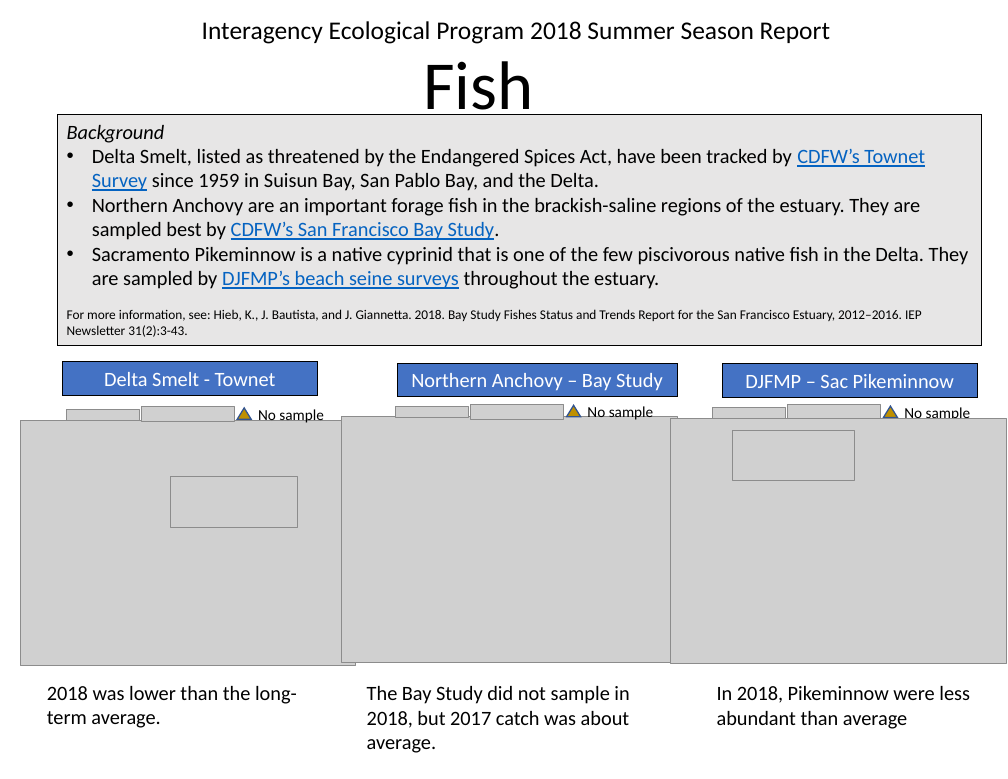
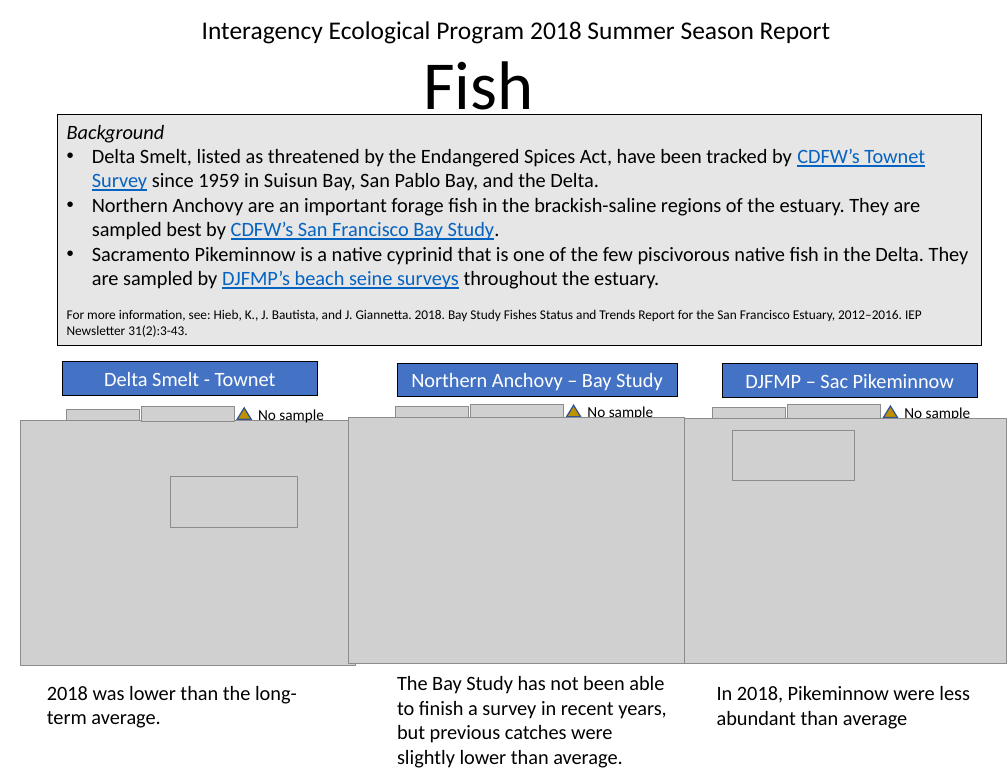
Before and after one commit to InteragencyEcologicalProgram/Status-and-Trends, a slide deck: slide 6 of summer_report/SeasonalMonitoring summer 2018 24MAR2020.pptx. Drawn at 1008x779 pixels with LibreOffice and Linux fonts; fonts in the diff are those of the drawing; grey boxes stand for pictures. Boxes give left, top, right and bottom in pixels: in the first picture for what was removed or moved away, otherwise in the second. Text is boxed around its words. In the diff, an @@ line names an element or a change of style, - is before the commit and + after.

```diff
--- a/summer_report/SeasonalMonitoring summer 2018 24MAR2020.pptx
+++ b/summer_report/SeasonalMonitoring summer 2018 24MAR2020.pptx
@@ picture: place and size @@
-picture at box(342, 417, 677, 663)
+picture at box(349, 418, 685, 663)
@@ text at box(397, 676, 666, 768): text changed @@
-The Bay Study did not sample in 2018, but 2017 catch was about average.
+The Bay Study has not been able to finish a survey in recent years, but previous catches were slightly lower than average.
```
Also in this commit, not shown: 3 other slides changed, 8 other files.
